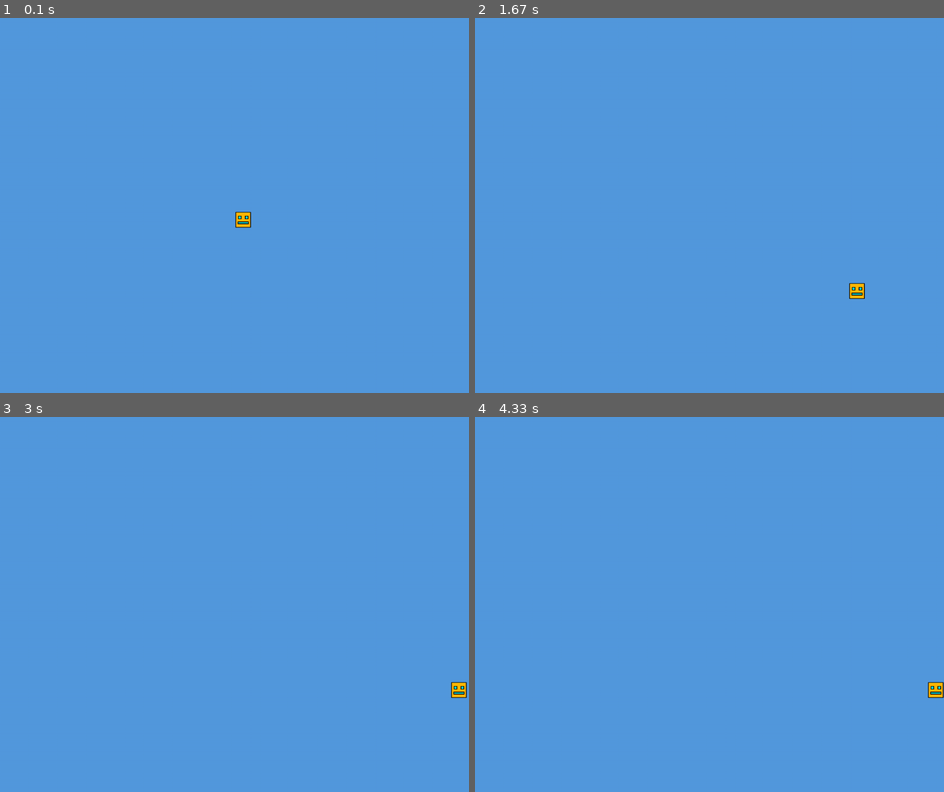
Above: before the commit, frames 1-4 (two rows, left to right).
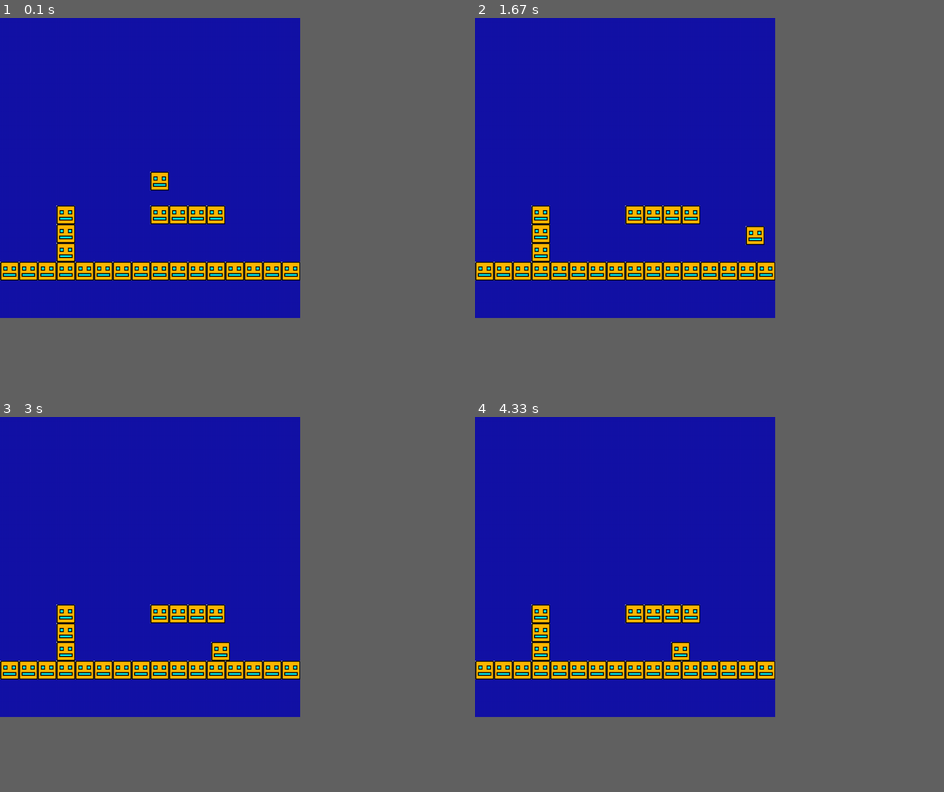
Above: after the commit, the same moments.

Repository: jakovitch/learning-pygame
Game: pygame game, started from main.py
Two runs of this game, one before a commit and one after it. Both use one fixed random seed, a clock stepped at 60 frames per second and the inputs below.
Inputs:
- Up to frame 1 (0.1 s): no input
- Up to frame 2 (1.67 s): hold W 0.33-0.8 s; hold Right 0.33-0.8 s; tap A at 0.83 s; hold Right 1.17-1.63 s
- Up to frame 3 (3 s): hold Up 1.67-1.97 s; hold Right 2-2.47 s; hold Left from 2.5 s (still down)
- Up to frame 4 (4.33 s): release Left at 3.03 s; hold Left 3.07-3.47 s; hold Up 3.5-3.87 s; hold Right from 3.9 s (still down)
In our replay, the window is 900x720 before the commit and 576x576 after it. These sizes can differ from the game's own. Grey fills any space a smaller window leaves; there, only what the larger window draws over its background counts as a difference.

The runs differ from the first frame. In frame 1, 51% of the frame differs, in the area x 0-64%, y 0-80%; in frame 2, 51%; in frame 3, 51%, in the area x 0-100%, y 0-80%; in frame 4, 51%.

Commit message:
I fixed multiple bugs by restarting the code and add platform collision and I have started to add enemies.

Diff:
--- a/main.py
+++ b/main.py
@@ -3,69 +3,130 @@
 import pygame
 from sys import exit
 import os
-
-WIDTH, HEIGHT = 1000, 800
+TILE_SIZE = 40
+WIDTH, HEIGHT = 640, 640
 PLAYER_X, PLAYER_Y = WIDTH//2, HEIGHT//2
-PLAYER_WIDTH = 36
-PLAYER_HEIGHT = 36
-PLAYER_SPEED = 4
-FRICTION = 0.4
-GRAVITY = 0.5
+PLAYER_WIDTH, PLAYER_HEIGHT = 40, 40
+PLAYER_SPEED = 5
+PLAYER_JUMP_WIDTH, PLAYER_JUMP_HEIGHT = 40, 40
+ENEMY_WIDTH, ENEMY_HEIGHT = 40, 40
 PLAYER_VEL_X = 5
 PLAYER_VEL_Y = -10
-FLOOR_Y = HEIGHT * 3/4
+GRAVITY = 0.4
+FRICTION = 0.4
 pygame.init()
 scr = pygame.display.set_mode((WIDTH, HEIGHT))
 pygame.display.set_caption("Platformer 3rd attempt")
+clock = pygame.time.Clock()
 
-clock = pygame.time.Clock()
-player_image = pygame.image.load(os.path.join("images", "geometrydash.png"))
+
+player_image_right = pygame.image.load(os.path.join("images", "geometry_dash.png"))
+player_image_right = pygame.transform.scale(player_image_right, (PLAYER_WIDTH, PLAYER_HEIGHT))
+pygame_tile = pygame.image.load(os.path.join("images", "geometry_dash.png"))
+pygame_tile = pygame.transform.scale(pygame_tile, (TILE_SIZE, TILE_SIZE))
+enemy_image_left = pygame.image.load(os.path.join("images", "geometry_dash.png"))
+enemy_image_left = pygame.transform.scale(pygame_tile, (ENEMY_WIDTH, ENEMY_HEIGHT))
 
 class Player(pygame.Rect):
     def __init__(self):
-        pygame.Rect.__init__(self, PLAYER_X, PLAYER_Y, PLAYER_WIDTH, PLAYER_HEIGHT)
-        self.image = pygame.transform.scale(player_image, (PLAYER_WIDTH, PLAYER_HEIGHT))
+        super().__init__(PLAYER_X, PLAYER_Y, PLAYER_WIDTH, PLAYER_HEIGHT)
+        self.image = player_image_right
+        self.velocity_y = 0
         self.velocity_x = 0
-        self.velocity_y = 0
         self.direction = "right"
         self.jumping = False
 
-player = Player()
+    def update_image(self):
+        if self.direction == "right":
+            self.image = player_image_right
+        elif self.direction == "left":
+            self.image = player_image_right
+
+class Tile(pygame.Rect):
+    def __init__(self, x, y, image):
+        pygame.Rect.__init__(self, x, y, TILE_SIZE, TILE_SIZE)
+        self.image = image
+
+
+def create_map():
+    for i in range(4):
+        tile = Tile((player.x + i*TILE_SIZE), (player.y + TILE_SIZE*2), pygame_tile)
+        tiles.append(tile)
+
+    for i in range(16):
+        tile = Tile(i*TILE_SIZE, player.y + TILE_SIZE * 5, pygame_tile)
+        tiles.append(tile)
+
+    for i in range(3):
+        tile = Tile(TILE_SIZE * 3, (i+10) * TILE_SIZE, pygame_tile)
+        tiles.append(tile)
+
+
+
+def collide():
+    for tile in tiles:
+        if player.colliderect(tile):
+            return tile
+    return None
+
+def collide_x():
+    tile = collide()
+    if tile is not None:
+        if player.velocity_x < 0:
+            player.x = tile.x + player.width
+        elif player.velocity_x > 0:
+            player.x = tile.x - player.width
+        player.velocity_x = 0
+
+def collide_y():
+    tile = collide()
+    if tile is not None:
+        if player.velocity_y < 0:
+            player.y = tile.y + tile.height
+        elif player.velocity_y > 0:
+            player.y = tile.y - tile.height
+            player.jumping = False
+        player.velocity_y = 0
 
 def move():
     if player.direction == "left" and player.velocity_x < 0:
         player.velocity_x += FRICTION
-
-    if player.direction == "right" and player.velocity_x > 0:
+    elif player.direction == "right" and player.velocity_x > 0:
         player.velocity_x -= FRICTION
-
     else:
         player.velocity_x = 0
 
     player.x += player.velocity_x
+    collide_x()
+    player.velocity_y += GRAVITY
+    player.y += player.velocity_y
+    collide_y()
     if player.x < 0:
         player.x = 0
-    elif player.x + player.width > WIDTH:
+    elif player.x + player.width >WIDTH:
         player.x = WIDTH - player.width
 
-    player.velocity_y += GRAVITY
-    player.y += player.velocity_y
+def draw():
+    scr.fill((20, 18, 167))
 
-    if player.y + player.height > FLOOR_Y:
-        player.y = FLOOR_Y - player.height
-        player.jumping = False
+    player.update_image()
 
-def draw():
-    scr.fill((84, 153, 222))
-    scr.blit(player.image, (player.x, player.y))
+    for tile in tiles:
+        scr.blit(tile.image, tile)
+
+    scr.blit(player.image, player)
+
+player = Player()
+tiles = []
+create_map()
 
 while True:
+    keys = pygame.key.get_pressed()
     for event in pygame.event.get():
         if event.type == pygame.QUIT:
             pygame.quit()
             exit()
 
-    keys = pygame.key.get_pressed()
     if (keys[pygame.K_UP] or keys[pygame.K_w]) and not player.jumping:
         player.velocity_y = PLAYER_VEL_Y
         player.jumping = True
Not shown, removed: hello
